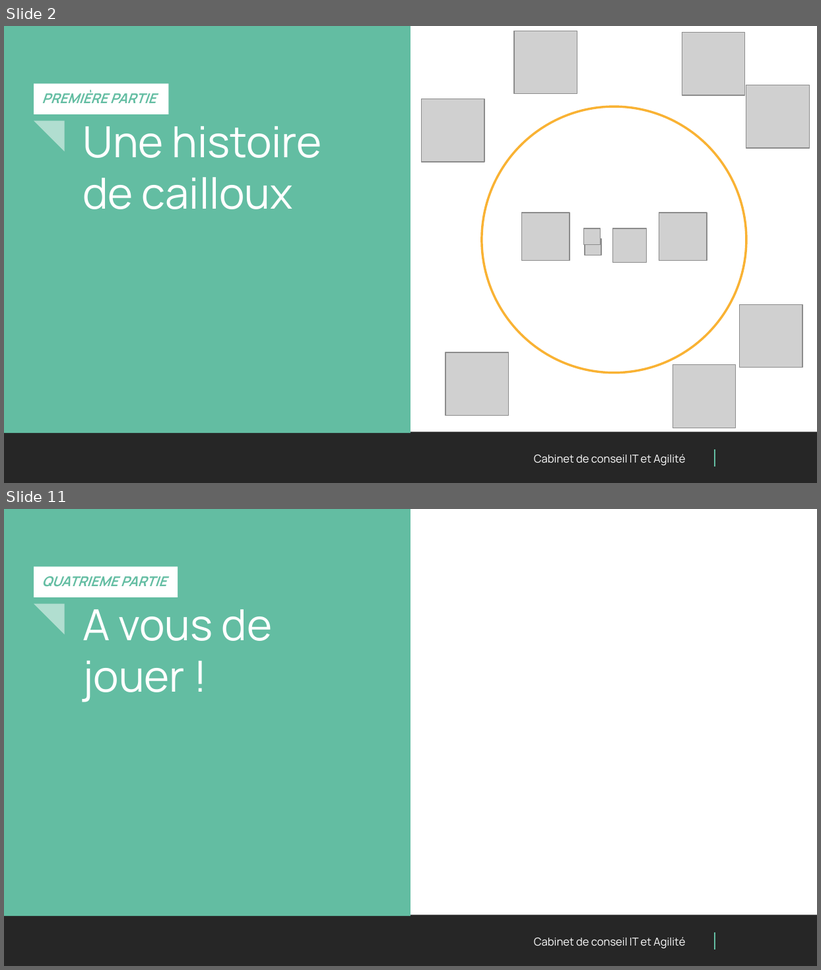
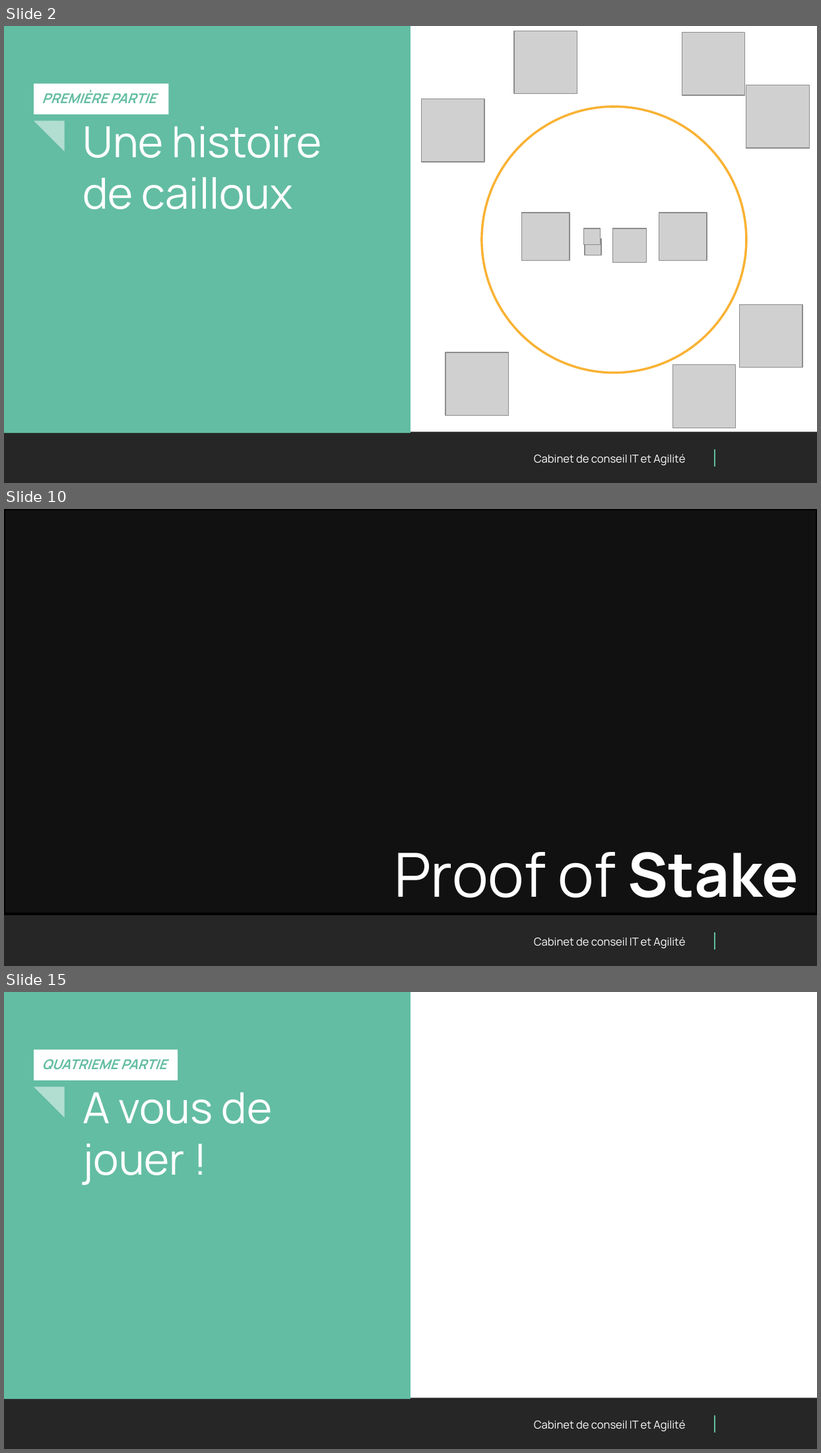
Before and after one commit to PaulFasola/Techlabs, a slide deck: Blockchain101+SmartContracts/Presentation/Techlab Blockchain.pptx. Shown one above the other, each under a label of ours: slides 2 and 11 before the commit, slides 2, 10 and 15 after it; the slides between them are not shown. The pictures are 821x970 and 821x1453 pixels, drawn with LibreOffice and Linux fonts; fonts in the diff are those of the drawing; grey boxes stand for pictures; background and template pictures are left out; a plain dark background stands for a picture behind light text. Boxes give left, top, right and bottom in pixels: in the first picture for what was removed or moved away, otherwise in the second. Text is boxed around its words. In the diff, an @@ line names an element or a change of style, - is before the commit and + after.

```diff
--- a/Blockchain101+SmartContracts/Presentation/Techlab Blockchain.pptx
+++ b/Blockchain101+SmartContracts/Presentation/Techlab Blockchain.pptx
@@ slide 10 added at [4,509,817,966], background picture (left out); not listed: 3 template elements that a slide beside it also shows @@
@@ rectangle added at [4,509,817,914], fill #000000 at 60% opacity, outline #000000 2 pt @@
@@ text added at [394,852,799,898], 54 pt, text #FFFFFF @@
+Proof of Stake
@@ what was slide 11 is now slide 15 @@
```
Also in this commit, not shown: 7 slides changed, 5 other slides added, 2 slides removed, 1 other file.
